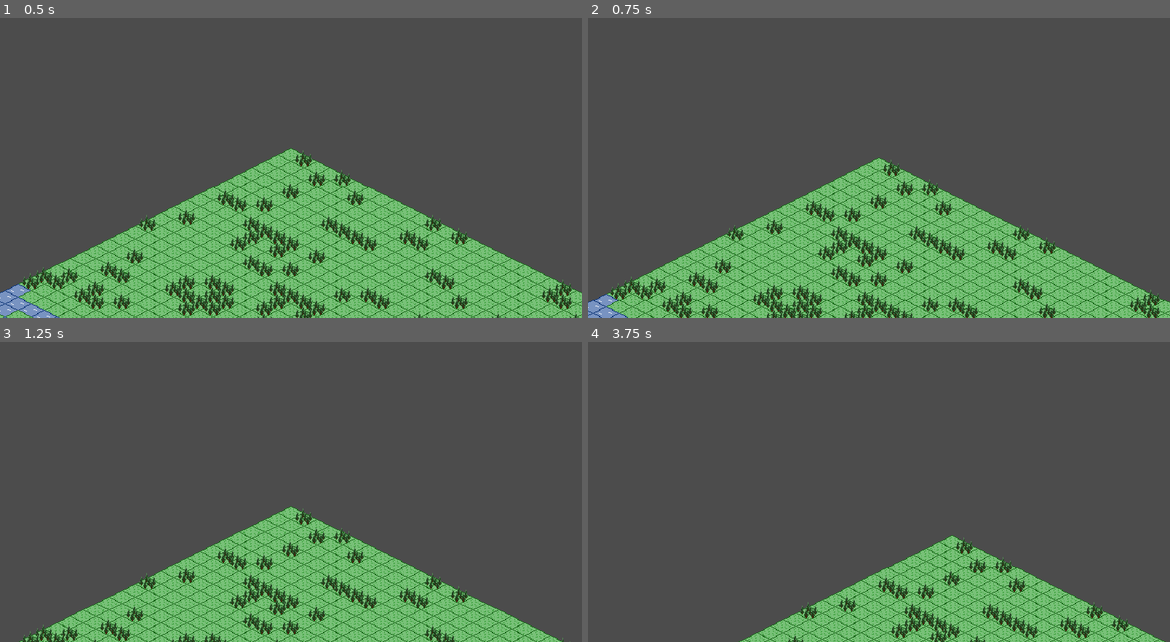
Above: before the commit, frames 1-4 (two rows, left to right).
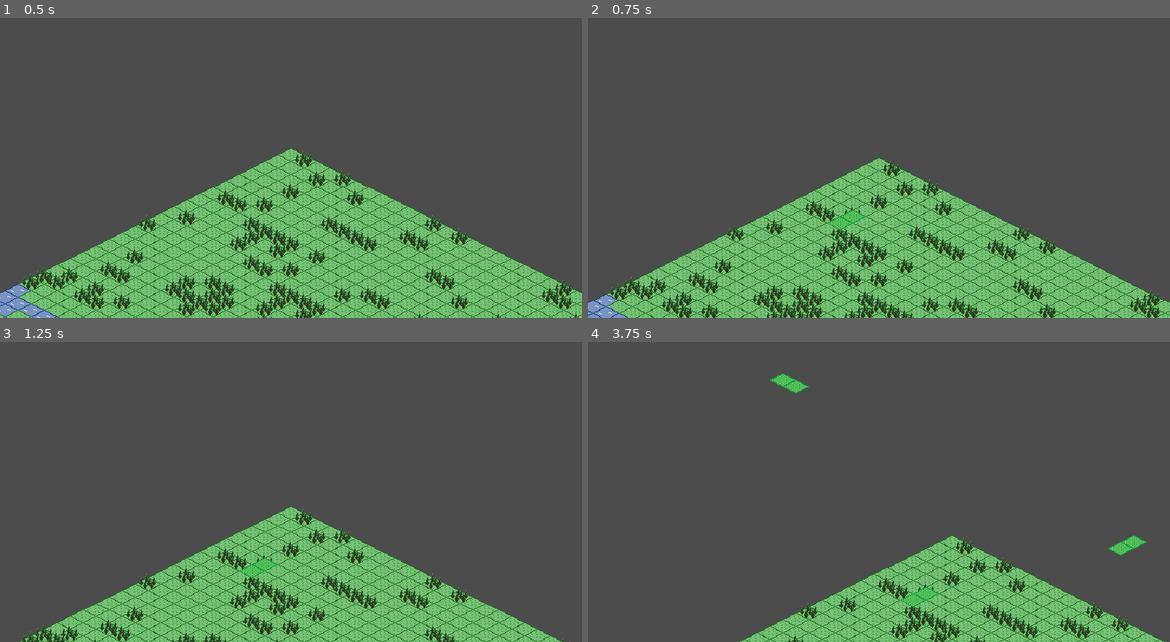
Above: after the commit, the same moments.

Repository: theludovyc/Godot_Afencity
Game: Godot game, scene res://Scene/Game.tscn
The game is run twice, just before and just after one commit, with the same random seed, the same clock (stepped at 60 frames per second) and the same inputs. The project has no main scene, so this scene is started directly.
Inputs (mouse positions are in pixels of both pictures, inside the frame that each line leads up to):
- Up to frame 1 (0.5 s): no input
- Up to frame 2 (0.75 s): tap Enter at 0.5 s; move the mouse to (849, 216) at 0.52 s; hold Up (ui_up) from 0.53 s (still down); click (849, 216) at 0.6 s
- Up to frame 3 (1.25 s): keep holding Up (ui_up)
- Up to frame 4 (3.75 s): move the mouse to (1053, 522) at 1.27 s; click (1053, 522) at 1.35 s; move the mouse to (704, 420) at 2.02 s; release Up (ui_up) at 2.03 s; hold Left (ui_left) 2.03-3.53 s; right-click (704, 420) at 2.1 s; click (704, 420) at 2.3 s; move the mouse to (908, 471) at 2.77 s; click (908, 471) at 2.85 s; move the mouse to (791, 387) at 3.52 s; hold Down (ui_down) from 3.53 s (still down); click (791, 387) at 3.6 s

Frame 1 is identical in both runs. In frame 2, 0.1% of the frame differs, in the area x 41-48%, y 63-71%; in frame 3, 0.1%; in frame 4, 0.6%, in the area x 31-96%, y 10-89%.

Commit message:
selection OK

Diff:
--- a/Script/TileMapSelect.gd
+++ b/Script/TileMapSelect.gd
@@ -8,6 +8,29 @@
 var select_start:Vector2
 var select_tmp:Vector2
 
+func fill_select(pos_ori, pos_fina, tile_index):
+	var diff_x = abs(pos_fina.x-pos_ori.x)
+	var diff_y = abs(pos_fina.y-pos_ori.y)
+
+	if pos_fina.x < pos_ori.x:
+		pos_fina.x+=diff_x
+		pos_ori.x-=diff_x
+
+	if pos_fina.y < pos_ori.y:
+		pos_fina.y+=diff_y
+		pos_ori.y-=diff_y
+
+	if diff_y == 0 and diff_x>0:
+		for i in range(diff_x+1):
+			set_cell(pos_ori.x+i, pos_ori.y, tile_index)
+	elif diff_x == 0:
+		for j in range(diff_y+1):
+			set_cell(pos_ori.x, pos_ori.y+j, tile_index)
+	else:
+		for j in range(diff_y+1):
+			for i in range(diff_x+1):
+				set_cell(pos_ori.x+i, pos_ori.y+j, tile_index)
+
 # Called when the node enters the scene tree for the first time.
 func _ready():
 	pass # Replace with function body.
@@ -17,19 +40,15 @@
 	if Input.is_action_just_pressed("mouse_left_button"):
 		select_start = world_to_map(get_global_mouse_position())
 		select_tmp = select_start
-		set_cell(select_start.x, select_start.y, 3)
 		mouseBool=true
 
 	if mouseBool:
 		var v = world_to_map(get_global_mouse_position())
 		if v != select_tmp:
-			for i in range(select_tmp.x-select_start.x):
-				set_cell(select_start.x+i,select_start.y,-1)
+			fill_select(select_start, select_tmp, -1)
 			select_tmp = v
-			for i in range(select_tmp.x-select_start.x):
-				set_cell(select_start.x+i,select_start.y,3)
+			fill_select(select_start, select_tmp, 3)
 
 	if Input.is_action_just_released("mouse_left_button"):
-		set_cell(select_start.x, select_start.y, -1)
 		mouseBool=false
 	pass
